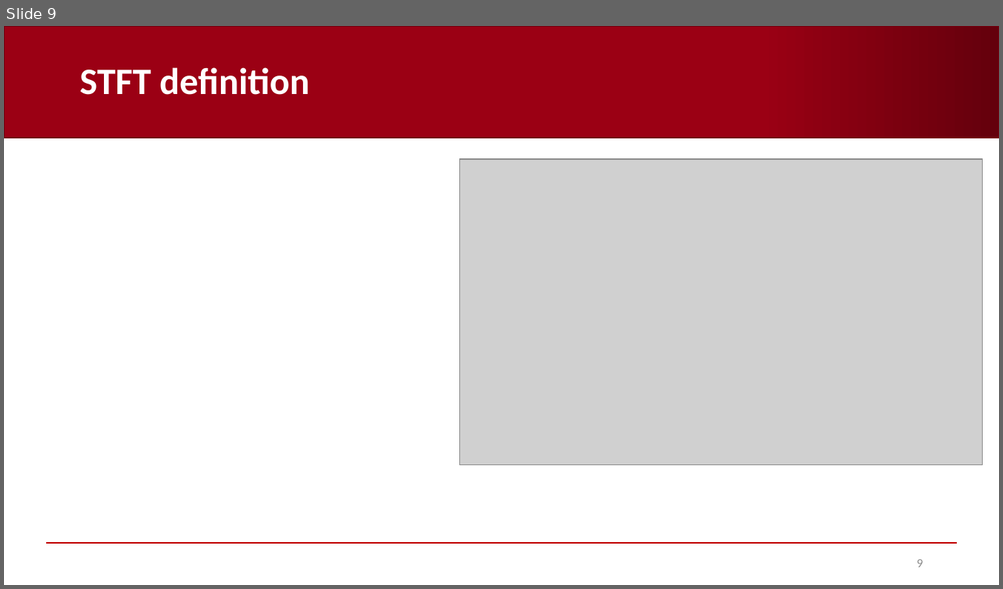
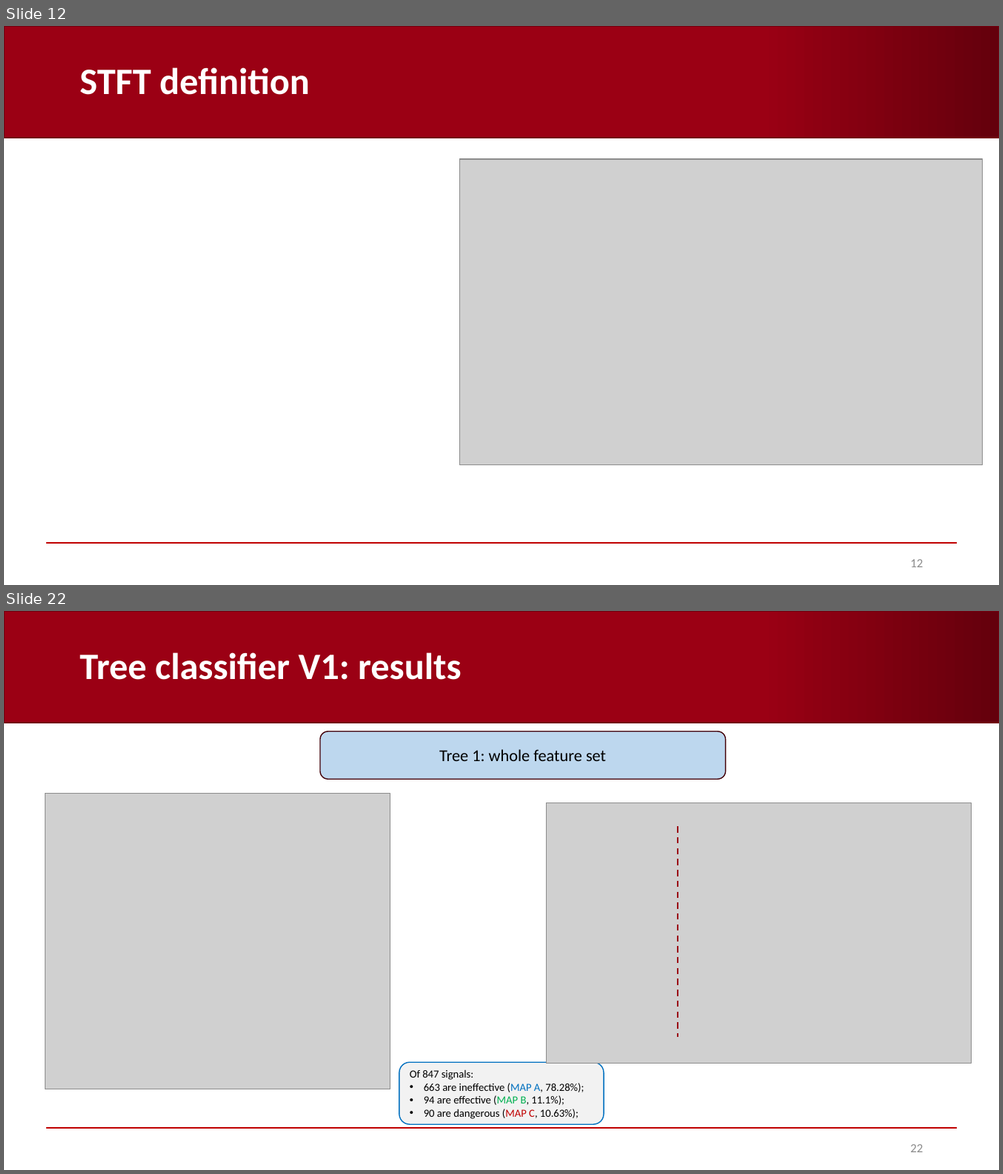
Before and after one commit to AndreaCorrado00/Tesi_magistrale_Corrado_Andrea, a slide deck: Documentation/9. Features and classification results V2.pptx. Shown one above the other, each under a label of ours: slide 9 before the commit, slides 12 and 22 after it; the slides between them are not shown. The pictures are 1003x589 and 1003x1174 pixels, drawn with LibreOffice and Linux fonts; fonts in the diff are those of the drawing; grey boxes stand for pictures; background and template pictures are left out. Boxes give left, top, right and bottom in pixels: in the first picture for what was removed or moved away, otherwise in the second. Text is boxed around its words. In the diff, an @@ line names an element or a change of style, - is before the commit and + after.

```diff
--- a/Documentation/9. Features and classification results V2.pptx
+++ b/Documentation/9. Features and classification results V2.pptx
@@ slide 22 added at box(4, 611, 999, 1170), background #FFFFFF; not listed: 2 template elements that a slide beside it also shows @@
@@ title added at box(79, 652, 461, 680), 36 pt, text #FFFFFF, bold @@
+Tree classifier V1: results
@@ rounded rectangle added at box(320, 731, 726, 779), fill #BDD7EE, outline #440009 1 pt, 16 pt, text #000000 @@
+Tree 1: whole feature set
@@ picture added at box(45, 793, 390, 1090) @@
@@ picture added at box(546, 803, 971, 1064) @@
@@ line added from (677, 826) to (677, 1037), #9B0014 1.5 pt dashed @@
@@ rounded rectangle added at box(399, 1062, 604, 1125), fill #F2F2F2, outline #0070C0 1 pt, 10.5 pt, text #000000 @@
+Of 847 signals:
+• 663 are ineffective (MAP A, 78.28%);
+• 94 are effective (MAP B, 11.1%);
+• 90 are dangerous (MAP C, 10.63%);
@@ page number added at box(910, 1145, 922, 1153), 12 pt, text #8C8C8C @@
+22
@@ what was slide 9 is now slide 12 @@
@@ page number at box(910, 560, 922, 568): text changed @@
-9
+12
```
Also in this commit, not shown: 3 slides changed, 18 other slides added, 1 other file.
